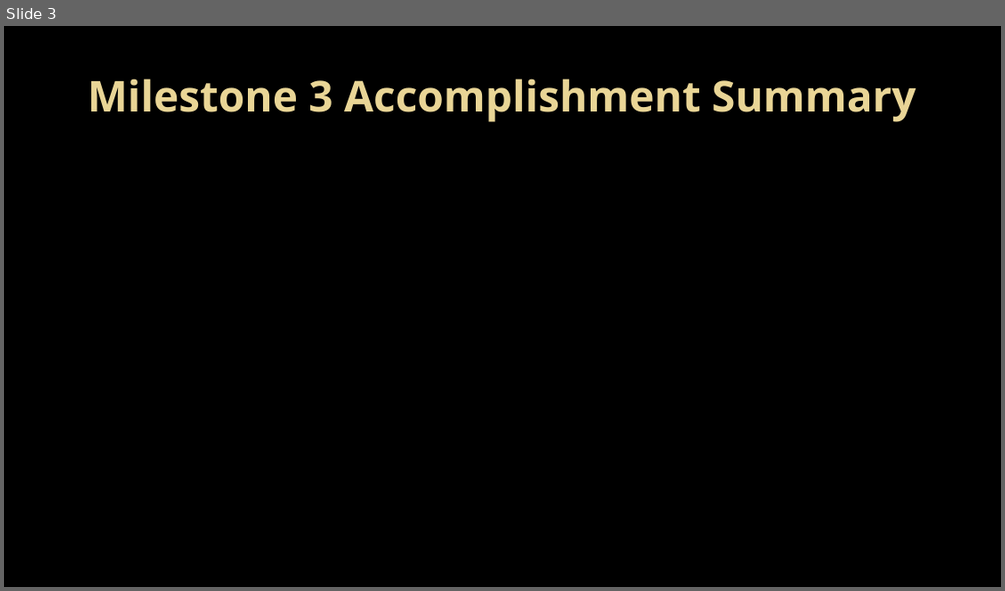
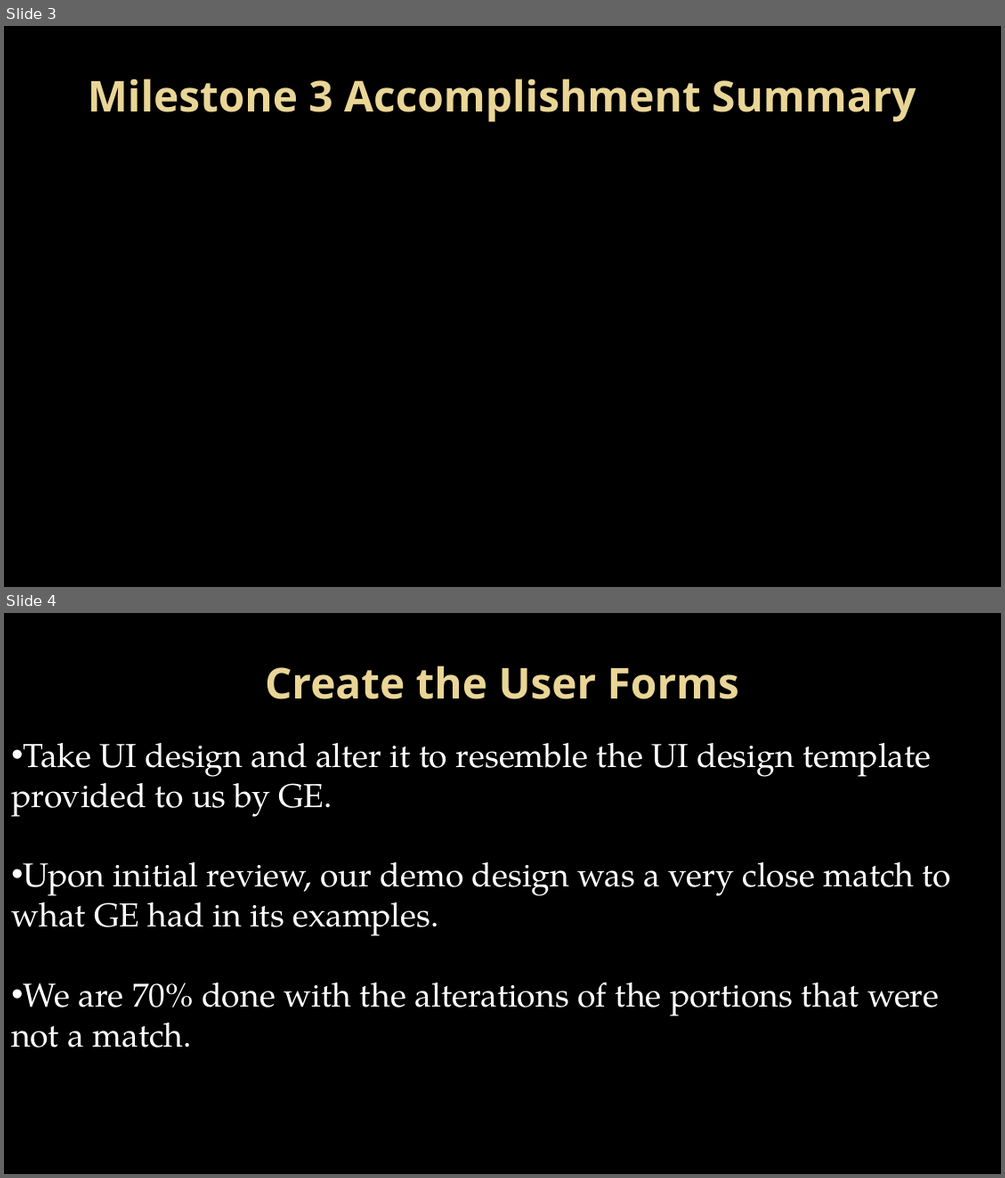
Before and after one commit to Topgun122104/SeniorProj, a slide deck: Documents/Presentations/Milestone 3 presentation.pptx. Shown one above the other, each under a label of ours: slide 3 before the commit, slides 3 and 4 after it. The pictures are 1005x591 and 1005x1178 pixels, drawn with LibreOffice and Linux fonts; fonts in the diff are those of the drawing; background and template pictures are left out. Boxes give left, top, right and bottom in pixels: in the first picture for what was removed or moved away, otherwise in the second. Text is boxed around its words. In the diff, an @@ line names an element or a change of style, - is before the commit and + after.

```diff
--- a/Documents/Presentations/Milestone 3 presentation.pptx
+++ b/Documents/Presentations/Milestone 3 presentation.pptx
@@ slide 4 added at bbox=[4, 613, 1001, 1174], background picture (left out) @@
@@ title added at bbox=[265, 666, 739, 699], 41 pt, text gradient #EAD696 to #E7D081, bold @@
+Create the User Forms
@@ text added at bbox=[11, 743, 951, 1047], 32 pt, text #FFFFFF @@
+• Take UI design and alter it to resemble the UI design template provided to us by GE.
+• Upon initial review, our demo design was a very close match to what GE had in its examples.
+• We are 70% done with the alterations of the portions that were not a match.
```
Also in this commit, not shown: 1 slide changed, 4 other slides added, 2 slides removed, 1 other file.
